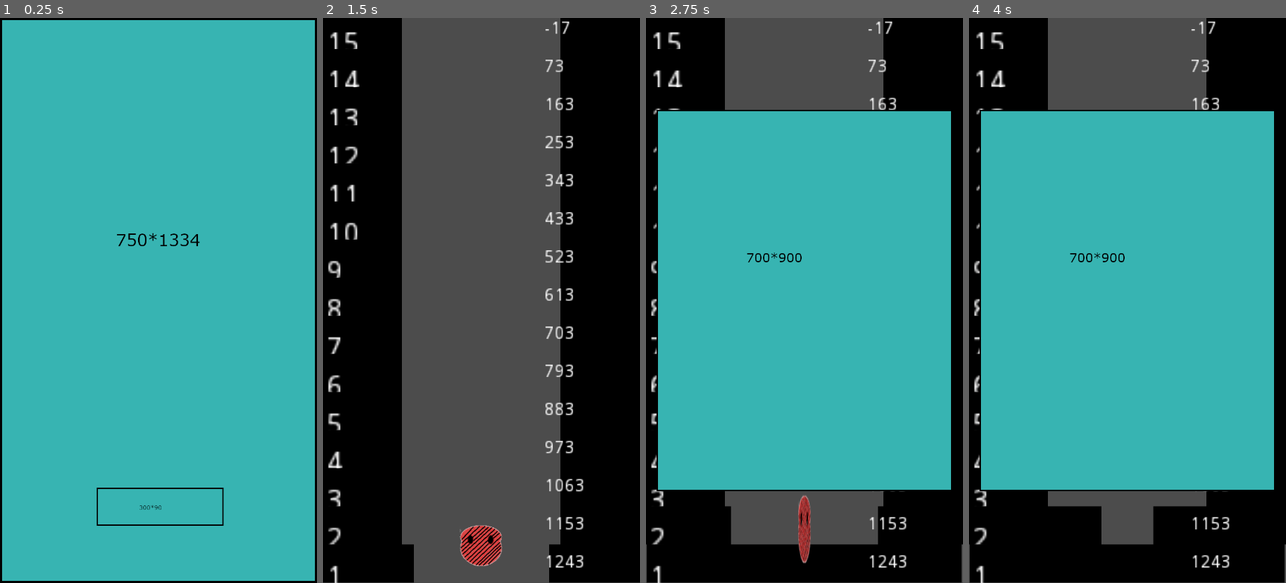
Above: before the commit, frames 1-4 (left to right).
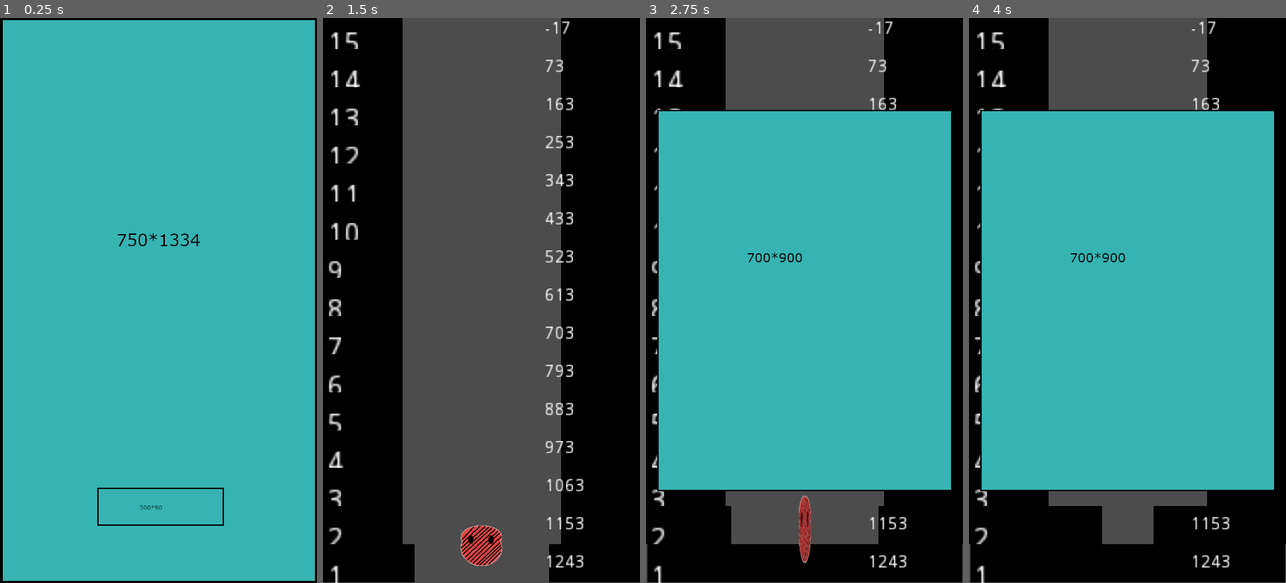
Above: after the commit, the same moments.

Repository: koryslaby/Godot_Game_Development
Game: Godot game, scene res://scenes/Start_Screen.tscn
Same seed, same stepped clock (60 frames per second), same inputs: the game is played once before the commit and once after it.
Inputs (mouse positions are in pixels of both pictures, inside the frame that each line leads up to):
- Up to frame 1 (0.25 s): no input
- Up to frame 2 (1.5 s): click (484, 537) at 0.5 s; click (481, 260) at 1.25 s
- Up to frame 3 (2.75 s): hold Space (Jump) from 2.03 s (still down)
- Up to frame 4 (4 s): release Space (Jump) at 2.78 s; tap Space (Jump) at 2.85, 3.02, 3.32 s; hold Space (Jump) from 3.53 s (still down)

The runs differ from the first frame. In frame 1, 0.4% of the frame differs, in the area x 0-71%, y 0-100%; in frame 2, 2.2%, in the area x 0-100%, y 0-100%; in frame 3, 1.5%; in frame 4, 1.2%.

Commit message:
fixed player died menu and multiple warnings

Diff:
--- a/Jumper_Squish/game/default_env.tres
+++ b/Jumper_Squish/game/default_env.tres
@@ -1,100 +1,14 @@
 [gd_resource type="Environment" load_steps=2 format=2]
 
 [sub_resource type="ProceduralSky" id=1]
-
-radiance_size = 4
 sky_top_color = Color( 0.0470588, 0.454902, 0.976471, 1 )
 sky_horizon_color = Color( 0.556863, 0.823529, 0.909804, 1 )
 sky_curve = 0.25
-sky_energy = 1.0
 ground_bottom_color = Color( 0.101961, 0.145098, 0.188235, 1 )
 ground_horizon_color = Color( 0.482353, 0.788235, 0.952941, 1 )
 ground_curve = 0.01
-ground_energy = 1.0
-sun_color = Color( 1, 1, 1, 1 )
-sun_latitude = 35.0
-sun_longitude = 0.0
-sun_angle_min = 1.0
-sun_angle_max = 100.0
-sun_curve = 0.05
 sun_energy = 16.0
-texture_size = 2
 
 [resource]
-
 background_mode = 2
 background_sky = SubResource( 1 )
-background_sky_custom_fov = 0.0
-background_color = Color( 0, 0, 0, 1 )
-background_energy = 1.0
-background_canvas_max_layer = 0
-ambient_light_color = Color( 0, 0, 0, 1 )
-ambient_light_energy = 1.0
-ambient_light_sky_contribution = 1.0
-fog_enabled = false
-fog_color = Color( 0.5, 0.6, 0.7, 1 )
-fog_sun_color = Color( 1, 0.9, 0.7, 1 )
-fog_sun_amount = 0.0
-fog_depth_enabled = true
-fog_depth_begin = 10.0
-fog_depth_curve = 1.0
-fog_transmit_enabled = false
-fog_transmit_curve = 1.0
-fog_height_enabled = false
-fog_height_min = 0.0
-fog_height_max = 100.0
-fog_height_curve = 1.0
-tonemap_mode = 0
-tonemap_exposure = 1.0
-tonemap_white = 1.0
-auto_exposure_enabled = false
-auto_exposure_scale = 0.4
-auto_exposure_min_luma = 0.05
-auto_exposure_max_luma = 8.0
-auto_exposure_speed = 0.5
-ss_reflections_enabled = false
-ss_reflections_max_steps = 64
-ss_reflections_fade_in = 0.15
-ss_reflections_fade_out = 2.0
-ss_reflections_depth_tolerance = 0.2
-ss_reflections_roughness = true
-ssao_enabled = false
-ssao_radius = 1.0
-ssao_intensity = 1.0
-ssao_radius2 = 0.0
-ssao_intensity2 = 1.0
-ssao_bias = 0.01
-ssao_light_affect = 0.0
-ssao_color = Color( 0, 0, 0, 1 )
-ssao_quality = 0
-ssao_blur = 3
-ssao_edge_sharpness = 4.0
-dof_blur_far_enabled = false
-dof_blur_far_distance = 10.0
-dof_blur_far_transition = 5.0
-dof_blur_far_amount = 0.1
-dof_blur_far_quality = 1
-dof_blur_near_enabled = false
-dof_blur_near_distance = 2.0
-dof_blur_near_transition = 1.0
-dof_blur_near_amount = 0.1
-dof_blur_near_quality = 1
-glow_enabled = false
-glow_levels/1 = false
-glow_levels/2 = false
-glow_levels/3 = true
-glow_levels/4 = false
-glow_levels/5 = true
-glow_levels/6 = false
-glow_levels/7 = false
-glow_intensity = 0.8
-glow_strength = 1.0
-glow_bloom = 0.0
-glow_blend_mode = 2
-glow_hdr_threshold = 1.0
-glow_hdr_scale = 2.0
-glow_bicubic_upscale = false
-adjustment_enabled = false
-adjustment_brightness = 1.0
-adjustment_contrast = 1.0
-adjustment_saturation = 1.0
--- a/Jumper_Squish/game/project.godot
+++ b/Jumper_Squish/game/project.godot
@@ -6,7 +6,12 @@
 ;   [section] ; section goes between []
 ;   param=value ; assign values to parameters
 
-config_version=3
+config_version=4
+
+_global_script_classes=[  ]
+_global_script_class_icons={
+
+}
 
 [application]
 
@@ -22,14 +27,17 @@
 
 window/size/width=750
 window/size/height=1334
+window/stretch/mode="2d"
+window/stretch/aspect="keep"
 window/handheld/emulate_touchscreen=true
-window/stretch/mode="viewport"
-window/stretch/aspect="keep"
 
 [input]
 
-Jump=[ Object(InputEventKey,"resource_local_to_scene":false,"resource_name":"","device":0,"alt":false,"shift":false,"control":false,"meta":false,"command":false,"pressed":false,"scancode":32,"unicode":0,"echo":false,"script":null)
+Jump={
+"deadzone": 0.5,
+"events": [ Object(InputEventKey,"resource_local_to_scene":false,"resource_name":"","device":0,"alt":false,"shift":false,"control":false,"meta":false,"command":false,"pressed":false,"scancode":32,"unicode":0,"echo":false,"script":null)
  ]
+}
 
 [rendering]
 
--- a/Jumper_Squish/game/scenes/Menu_Screen.gd
+++ b/Jumper_Squish/game/scenes/Menu_Screen.gd
@@ -1,6 +1,6 @@
 extends Control
 
-var scene = load("res://scenes/World.tscn")
+#var scene = load("res://scenes/World.tscn")
 onready var screen_size = self.get_viewport_rect().size
 
 func _ready():
@@ -10,14 +10,14 @@
 
 func _on_Button1_button_up():
 	Global.set_diff_speeds(true)
-	get_tree().change_scene("res://scenes/World.tscn")
+	print(get_tree().change_scene("res://scenes/World.tscn"))
 
 
 func _on_Button2_button_up():
 	Global.set_diff_heights(true)
-	get_tree().change_scene("res://scenes/World.tscn")
+	print(get_tree().change_scene("res://scenes/World.tscn"))
 
 
 func _on_Button3_button_up():
 	Global.set_collors(true)
-	get_tree().change_scene("res://scenes/World.tscn")
+	print( get_tree().change_scene("res://scenes/World.tscn"))
--- a/Jumper_Squish/game/scenes/Menu_Screen.tscn
+++ b/Jumper_Squish/game/scenes/Menu_Screen.tscn
@@ -5,38 +5,17 @@
 [ext_resource path="res://assets/PNG/320*90.png" type="Texture" id=3]
 
 [node name="Menu_Screen" type="Control"]
-
-anchor_left = 0.0
-anchor_top = 0.0
 anchor_right = 1.0
 anchor_bottom = 1.0
-rect_pivot_offset = Vector2( 0, 0 )
-rect_clip_content = false
-mouse_filter = 0
-mouse_default_cursor_shape = 0
-size_flags_horizontal = 1
-size_flags_vertical = 1
 script = ExtResource( 1 )
-_sections_unfolded = [ "Mouse" ]
 
-[node name="Background" type="TextureRect" parent="." index="0"]
-
-anchor_left = 0.0
-anchor_top = 0.0
+[node name="Background" type="TextureRect" parent="."]
 anchor_right = 1.0
 anchor_bottom = 1.0
-rect_pivot_offset = Vector2( 0, 0 )
-rect_clip_content = false
-mouse_filter = 1
-mouse_default_cursor_shape = 0
-size_flags_horizontal = 1
-size_flags_vertical = 1
 texture = ExtResource( 2 )
 expand = true
-stretch_mode = 0
 
-[node name="Game_Modes" type="VBoxContainer" parent="." index="1"]
-
+[node name="Game_Modes" type="VBoxContainer" parent="."]
 anchor_left = 0.5
 anchor_top = 0.5
 anchor_right = 0.5
@@ -45,87 +24,27 @@
 margin_top = -139.0
 margin_right = 160.0
 margin_bottom = 139.0
-rect_pivot_offset = Vector2( 0, 0 )
-rect_clip_content = false
-mouse_filter = 1
-mouse_default_cursor_shape = 0
-size_flags_horizontal = 1
-size_flags_vertical = 1
-alignment = 0
 
-[node name="Button1" type="TextureButton" parent="Game_Modes" index="0"]
-
-anchor_left = 0.0
-anchor_top = 0.0
-anchor_right = 0.0
-anchor_bottom = 0.0
+[node name="Button1" type="TextureButton" parent="Game_Modes"]
 margin_right = 320.0
 margin_bottom = 90.0
 rect_min_size = Vector2( 320, 90 )
-rect_pivot_offset = Vector2( 0, 0 )
-rect_clip_content = false
-focus_mode = 2
-mouse_filter = 0
-mouse_default_cursor_shape = 0
-size_flags_horizontal = 1
-size_flags_vertical = 1
-toggle_mode = false
-enabled_focus_mode = 2
-shortcut = null
-group = null
 texture_normal = ExtResource( 3 )
-_sections_unfolded = [ "Rect", "Textures" ]
 
-[node name="Button2" type="TextureButton" parent="Game_Modes" index="1"]
-
-anchor_left = 0.0
-anchor_top = 0.0
-anchor_right = 0.0
-anchor_bottom = 0.0
+[node name="Button2" type="TextureButton" parent="Game_Modes"]
 margin_top = 94.0
 margin_right = 320.0
 margin_bottom = 184.0
 rect_min_size = Vector2( 320, 90 )
-rect_pivot_offset = Vector2( 0, 0 )
-rect_clip_content = false
-focus_mode = 2
-mouse_filter = 0
-mouse_default_cursor_shape = 0
-size_flags_horizontal = 1
-size_flags_vertical = 1
-toggle_mode = false
-enabled_focus_mode = 2
-shortcut = null
-group = null
 texture_normal = ExtResource( 3 )
-_sections_unfolded = [ "Rect", "Textures" ]
 
-[node name="Button3" type="TextureButton" parent="Game_Modes" index="2"]
-
-anchor_left = 0.0
-anchor_top = 0.0
-anchor_right = 0.0
-anchor_bottom = 0.0
+[node name="Button3" type="TextureButton" parent="Game_Modes"]
 margin_top = 188.0
 margin_right = 320.0
 margin_bottom = 278.0
 rect_min_size = Vector2( 320, 90 )
-rect_pivot_offset = Vector2( 0, 0 )
-rect_clip_content = false
-focus_mode = 2
-mouse_filter = 0
-mouse_default_cursor_shape = 0
-size_flags_horizontal = 1
-size_flags_vertical = 1
-toggle_mode = false
-enabled_focus_mode = 2
-shortcut = null
-group = null
 texture_normal = ExtResource( 3 )
-_sections_unfolded = [ "Rect", "Textures" ]
 
 [connection signal="button_up" from="Game_Modes/Button1" to="." method="_on_Button1_button_up"]
-
 [connection signal="button_up" from="Game_Modes/Button2" to="." method="_on_Button2_button_up"]
-
 [connection signal="button_up" from="Game_Modes/Button3" to="." method="_on_Button3_button_up"]
--- a/Jumper_Squish/game/scenes/Start_Screen.tscn
+++ b/Jumper_Squish/game/scenes/Start_Screen.tscn
@@ -5,89 +5,32 @@
 [ext_resource path="res://assets/PNG/300*90.png" type="Texture" id=3]
 
 [node name="Start_Screen" type="Control"]
-
-anchor_left = 0.0
-anchor_top = 0.0
 anchor_right = 1.0
 anchor_bottom = 1.0
-rect_pivot_offset = Vector2( 0, 0 )
-rect_clip_content = false
-mouse_filter = 0
-mouse_default_cursor_shape = 0
-size_flags_horizontal = 1
-size_flags_vertical = 1
 script = ExtResource( 1 )
 
-[node name="Background" type="TextureRect" parent="." index="0"]
-
-anchor_left = 0.0
-anchor_top = 0.0
+[node name="Background" type="TextureRect" parent="."]
 anchor_right = 1.0
 anchor_bottom = 1.0
-rect_pivot_offset = Vector2( 0, 0 )
-rect_clip_content = false
-mouse_filter = 1
-mouse_default_cursor_shape = 0
-size_flags_horizontal = 1
-size_flags_vertical = 1
 texture = ExtResource( 2 )
 expand = true
-stretch_mode = 0
 
-[node name="Start_Button_Cont" type="HBoxContainer" parent="." index="1"]
-
+[node name="Start_Button_Cont" type="HBoxContainer" parent="."]
 editor/display_folded = true
-anchor_left = 0.0
 anchor_top = 1.0
 anchor_right = 1.0
 anchor_bottom = 1.0
 margin_top = -225.0
-rect_pivot_offset = Vector2( 0, 0 )
-rect_clip_content = false
-mouse_filter = 1
-mouse_default_cursor_shape = 0
-size_flags_horizontal = 1
-size_flags_vertical = 1
-alignment = 0
 
-[node name="Left_Margin" type="Control" parent="Start_Button_Cont" index="0"]
-
-anchor_left = 0.0
-anchor_top = 0.0
-anchor_right = 0.0
-anchor_bottom = 0.0
+[node name="Left_Margin" type="Control" parent="Start_Button_Cont"]
 margin_right = 225.0
 margin_bottom = 225.0
 rect_min_size = Vector2( 225, 225 )
-rect_pivot_offset = Vector2( 0, 0 )
-rect_clip_content = false
-mouse_filter = 0
-mouse_default_cursor_shape = 0
-size_flags_horizontal = 1
-size_flags_vertical = 1
-_sections_unfolded = [ "Rect" ]
 
-[node name="Start_Button" type="TextureButton" parent="Start_Button_Cont" index="1"]
-
-anchor_left = 0.0
-anchor_top = 0.0
-anchor_right = 0.0
-anchor_bottom = 0.0
+[node name="Start_Button" type="TextureButton" parent="Start_Button_Cont"]
 margin_left = 229.0
 margin_right = 529.0
 margin_bottom = 225.0
-rect_pivot_offset = Vector2( 0, 0 )
-rect_clip_content = false
-focus_mode = 2
-mouse_filter = 0
-mouse_default_cursor_shape = 0
-size_flags_horizontal = 1
-size_flags_vertical = 1
-toggle_mode = false
-enabled_focus_mode = 2
-shortcut = null
-group = null
 texture_normal = ExtResource( 3 )
-_sections_unfolded = [ "Textures" ]
 
 [connection signal="button_up" from="Start_Button_Cont/Start_Button" to="." method="_on_Start_Button_button_up"]
--- a/Jumper_Squish/game/scenes/World.tscn
+++ b/Jumper_Squish/game/scenes/World.tscn
@@ -4,74 +4,28 @@
 [ext_resource path="res://scenes/player2.tscn" type="PackedScene" id=2]
 
 [sub_resource type="RectangleShape2D" id=1]
-
-custom_solver_bias = 0.0
 extents = Vector2( 100, 10 )
 
 [node name="World" type="Node2D"]
-
 script = ExtResource( 1 )
 
-[node name="top" type="Node2D" parent="." index="0"]
+[node name="top" type="Node2D" parent="."]
 
-[node name="Start" type="StaticBody2D" parent="." index="1"]
-
+[node name="Start" type="StaticBody2D" parent="."]
 editor/display_folded = true
 position = Vector2( 375, 1344.68 )
-input_pickable = false
-collision_layer = 1
-collision_mask = 1
-constant_linear_velocity = Vector2( 0, 0 )
-constant_angular_velocity = 0.0
-friction = 1.0
-bounce = 0.0
-_sections_unfolded = [ "Collision", "Transform" ]
 __meta__ = {
 "_edit_group_": true
 }
 
-[node name="CollisionShape2D" type="CollisionShape2D" parent="Start" index="0"]
-
+[node name="CollisionShape2D" type="CollisionShape2D" parent="Start"]
 shape = SubResource( 1 )
 
-[node name="player2" parent="." index="2" instance=ExtResource( 2 )]
+[node name="player2" parent="." instance=ExtResource( 2 )]
+position = Vector2( 375, 1237.4 )
 
-position = Vector2( 375, 1237.4 )
-_sections_unfolded = [ "Angular", "Applied Forces", "Collision", "Linear", "Pickable", "Transform" ]
+[node name="level_movement" type="Camera2D" parent="."]
+position = Vector2( 375, 667 )
+current = true
 
-[node name="level_movement" type="Camera2D" parent="." index="3"]
-
-position = Vector2( 375, 667 )
-anchor_mode = 1
-rotating = false
-current = true
-zoom = Vector2( 1, 1 )
-limit_left = -10000000
-limit_top = -10000000
-limit_right = 10000000
-limit_bottom = 10000000
-limit_smoothed = false
-drag_margin_h_enabled = true
-drag_margin_v_enabled = true
-smoothing_enabled = false
-smoothing_speed = 5.0
-offset_v = 0.0
-offset_h = 0.0
-drag_margin_left = 0.2
-drag_margin_top = 0.2
-drag_margin_right = 0.2
-drag_margin_bottom = 0.2
-editor_draw_screen = true
-editor_draw_limits = false
-editor_draw_drag_margin = false
-_sections_unfolded = [ "Transform" ]
-
-[node name="smoth_camera_movement" type="Tween" parent="." index="4"]
-
-repeat = false
-playback_process_mode = 1
-playback_speed = 1.0
-playback/active = false
-playback/repeat = false
-playback/speed = 1.0
-_sections_unfolded = [ "playback" ]
+[node name="smoth_camera_movement" type="Tween" parent="."]
--- a/Jumper_Squish/game/scenes/player_died.tscn
+++ b/Jumper_Squish/game/scenes/player_died.tscn
@@ -2,26 +2,9 @@
 
 [ext_resource path="res://assets/PNG/700*900.png" type="Texture" id=1]
 
-[node name="player_died" type="PopupMenu" index="0"]
-
-anchor_left = 0.0
-anchor_top = 0.0
-anchor_right = 0.0
-anchor_bottom = 0.0
+[node name="player_died" type="PopupMenu"]
 margin_right = 20.0
 margin_bottom = 20.0
-rect_pivot_offset = Vector2( 0, 0 )
-rect_clip_content = false
-focus_mode = 2
-mouse_filter = 0
-mouse_default_cursor_shape = 0
-size_flags_horizontal = 1
-size_flags_vertical = 1
-popup_exclusive = false
-items = [  ]
-hide_on_state_item_selection = false
-_sections_unfolded = [ "Popup", "Rect" ]
 
-[node name="Sprite" type="Sprite" parent="." index="1"]
-
+[node name="Sprite" type="Sprite" parent="."]
 texture = ExtResource( 1 )
--- a/Jumper_Squish/game/scripts/Global.gd
+++ b/Jumper_Squish/game/scripts/Global.gd
@@ -7,9 +7,9 @@
 var screen_size = Vector2(750,1333) setget set_screen_size,get_screen_size
 var player_dead = false setget set_player_dead, get_player_dead
 var send_player_dead_signal = false
-var send_game_over_signal = false
 signal player_dead
 
+#warning-ignore:unused_argument
 func _process(delta):
 	if(send_player_dead_signal == false && player_dead == true):
 		emit_signal("player_dead")
--- a/Jumper_Squish/game/scripts/Start_Screen.gd
+++ b/Jumper_Squish/game/scripts/Start_Screen.gd
@@ -1,10 +1,9 @@
 extends Control
-
-onready var start_button = get_node("Start_Button_Cont/Start_Button")
 
 func _ready():
 	pass
 
 
 func _on_Start_Button_button_up():
+#warning-ignore:return_value_discarded
 	get_tree().change_scene("res://scenes/Menu_Screen.tscn")
--- a/Jumper_Squish/game/scripts/World.gd
+++ b/Jumper_Squish/game/scripts/World.gd
@@ -2,23 +2,18 @@
 
 onready var Levels = preload("res://scenes/levels_s.tscn")
 onready var player_died_popup = preload("res://scenes/player_died.tscn")
-onready var player = get_node("player2")
 onready var start = get_node("Start")
 onready var camera = get_node("level_movement")
 onready var camera_tween = get_node("smoth_camera_movement")
 onready var top = get_node("top")
-var closing_level = 0
 var spawn = Vector2(0,1333)
 var camera_start_position = Vector2()
-var level_margin = 2
 var max_levels = 100
-var left_speed_set = Vector2(0,0)
-var right_speed_set = Vector2(0,0)
+var camera_move = Vector2(0,0)
 
 func _ready():
-	Global.connect("player_dead", self, "_on_Global_player_dead")
+	print(Global.connect("player_dead", self, "_on_Global_player_dead"))
 	start.add_to_group("base")
-	var last_level
 	randomize()
 
 	var start = self.spawn_levels()
@@ -62,15 +57,11 @@
 	camera_tween.interpolate_property(camera, "position", camera_start_position, camera_movement, 1,Tween.TRANS_LINEAR,Tween.EASE_IN)
 	camera_tween.start()
 	camera_start_position = camera_movement
+	camera_move = camera_mover
 
 func _on_Global_player_dead():
 	var new_popup = player_died_popup.instance()
-	var death_pos = camera_start_position.y
-	var pos = Vector2(Global.screen_size.x/2, death_pos)
+	var pos = Vector2(Global.screen_size.x/2, camera_start_position.y + camera_move.y)
 	add_child(new_popup)
 	new_popup.set_position(pos)
-	print("attempting to pause scene")
 	new_popup.show()
-
-func _process(delta):
-	pass
--- a/Jumper_Squish/game/scripts/levels_s.gd
+++ b/Jumper_Squish/game/scripts/levels_s.gd
@@ -28,7 +28,6 @@
 var right_vel = Vector2(-1,0) setget set_right_vel
 
 #temp vars/funcs
-var print_level = true
 
 func display_level_counter():
 	var pos = Vector2(self.get_position().x, self.get_text_height()/2)
@@ -91,7 +90,7 @@
 	var right_h = (right_sprite.texture.get_height() - col_margin)/2
 	var right_w = (right_sprite.texture.get_width() - col_margin)/2
 	ChangePositionInParent(left_sprite.texture.get_height()/2)
-	player_detector_height(left_h * 2)
+	player_detect_height(left_h * 2)
 	var colShapeRight = Vector2(right_w-1, right_h)
 	var colShapeLeft = Vector2(left_w, left_h)
 	right.add_to_group("levels")
@@ -103,7 +102,7 @@
 	check_point_left = left_collision.shape.get_extents().x/2
 	camera_mover.y = left_h * 2
 
-func player_detector_height(height):
+func player_detect_height(height):
 	var botom_margin = 10
 	var top_margin = 6
 	var pos = player_detector.get_position()
@@ -116,7 +115,7 @@
 func _ready():
 	self.collision_maker()
 
-func inclose():
+func incloses():
 	var check_point = right.position.x - check_point_right
 
 	if inclose == true && check_point > screen_half:
@@ -135,8 +134,9 @@
 
 		signal_emit = false
 
+#warning-ignore:unused_argument
 func _process(delta):
-	inclose()
+	incloses()
 	var checking_player_collision = player_detector.get_collider()
 	if(checking_player_collision && player_collide == false):
 		detect_player_collision(checking_player_collision)
--- a/Jumper_Squish/game/scripts/player2.gd
+++ b/Jumper_Squish/game/scripts/player2.gd
@@ -4,18 +4,17 @@
 onready var p_anim = get_node("player_anim")
 onready var gd = get_node("ground_detector")
 onready var explosion = get_node("explosions")
-var ogravity = Vector2(0,4)
-var jump = Vector2(0,-6)
 var offset = Vector2(0,0)
 var impulse = Vector2(0,-400)
-var spawn_pos = Vector2(375,1044)
 
 func _ready():
-	Global.connect("player_dead", self, "_on_Global_player_dead")
+	print(Global.connect("player_dead", self, "_on_Global_player_dead"))
 	p_anim.connect("animation_finished", self, "_on_p_anim_animation_finished")
 	self.add_to_group("player")
 	self.set_mode(RigidBody2D.MODE_CHARACTER)
+#warning-ignore:integer_division
 	collision.shape.extents.x = int(p_anim.get_sprite_frames().get_frame("default", 0).get_height())/2
+#warning-ignore:integer_division
 	collision.shape.extents.y = int(p_anim.get_sprite_frames().get_frame("default", 0).get_width())/2
 	set_process_input(true)
 
Not shown, changed: Jumper_Squish/game/assets/Level_Sizes/375*135.png.import
Not shown, changed: Jumper_Squish/game/assets/Level_Sizes/375*180.png.import
Not shown, changed: Jumper_Squish/game/assets/Level_Sizes/Level.png.import
Not shown, changed: Jumper_Squish/game/assets/PNG/100*100.png.import
Not shown, changed: Jumper_Squish/game/assets/PNG/100*180.png.import
Not shown, changed: Jumper_Squish/game/assets/PNG/100*200.png.import
Not shown, changed: Jumper_Squish/game/assets/PNG/120*120.png.import
Not shown, changed: Jumper_Squish/game/assets/PNG/150*150.png.import
Not shown, changed: Jumper_Squish/game/assets/PNG/180*180.png.import
Not shown, changed: Jumper_Squish/game/assets/PNG/200*200.png.import
Not shown, changed: Jumper_Squish/game/assets/PNG/200*45.png.import
Not shown, changed: Jumper_Squish/game/assets/PNG/300*45.png.import
(and 32 more such lines)
